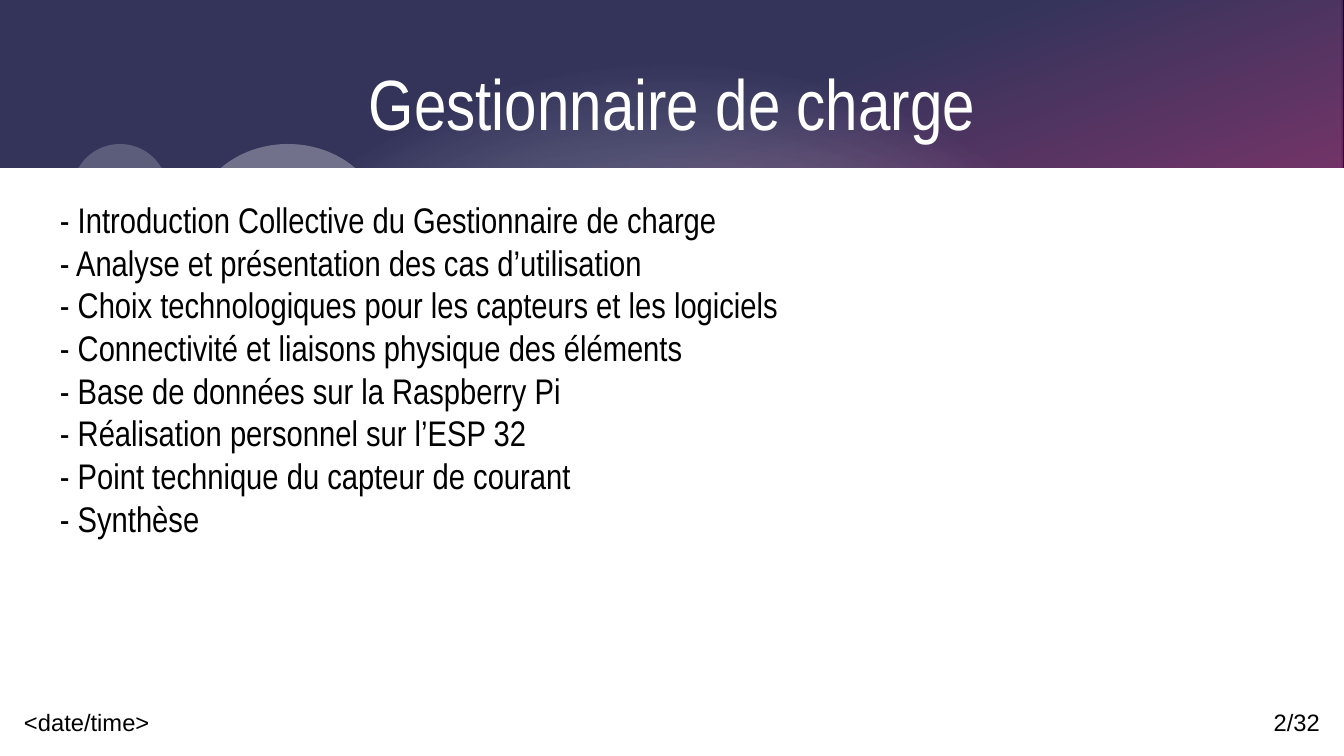
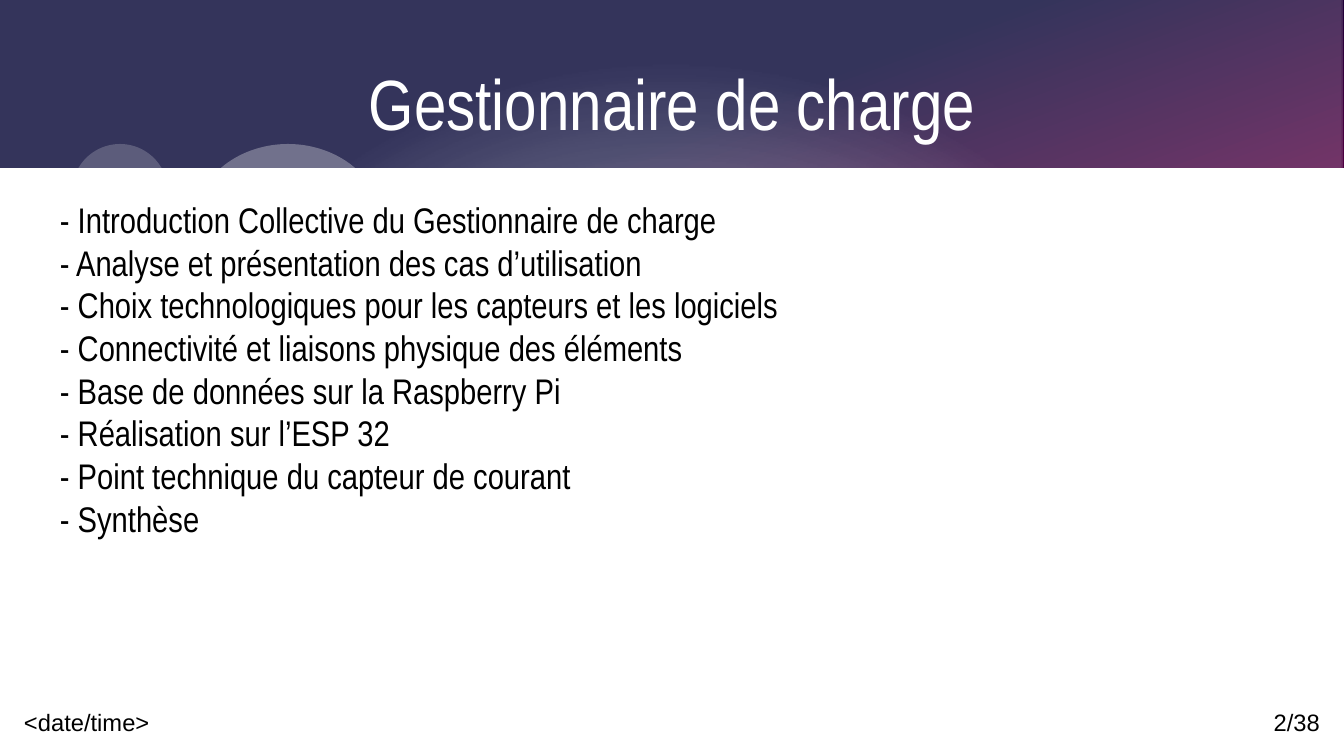
Before and after one commit to Corentinh2/PROJET_GESTIONNAIRE_DE_CHARGE, a slide deck: slide 2 of Revues/DiapoRevue3_VR.odp. Drawn at 1344x756 pixels with LibreOffice and Linux fonts; fonts in the diff are those of the drawing. Boxes give left, top, right and bottom in pixels: in the first picture for what was removed or moved away, otherwise in the second. Text is boxed around its words. In the diff, an @@ line names an element or a change of style, - is before the commit and + after.

```diff
--- a/Revues/DiapoRevue3_VR.odp
+++ b/Revues/DiapoRevue3_VR.odp
@@ text at [78,419,389,447]: text changed @@
-- Réalisation personnel sur l’ESP 32
+- Réalisation sur l’ESP 32
@@ page number at [1274,713,1320,732]: text changed @@
-2/32
+2/38
```
Also in this commit, not shown: 12 other slides changed, 8 slides added, 2 slides removed, 33 other files.
